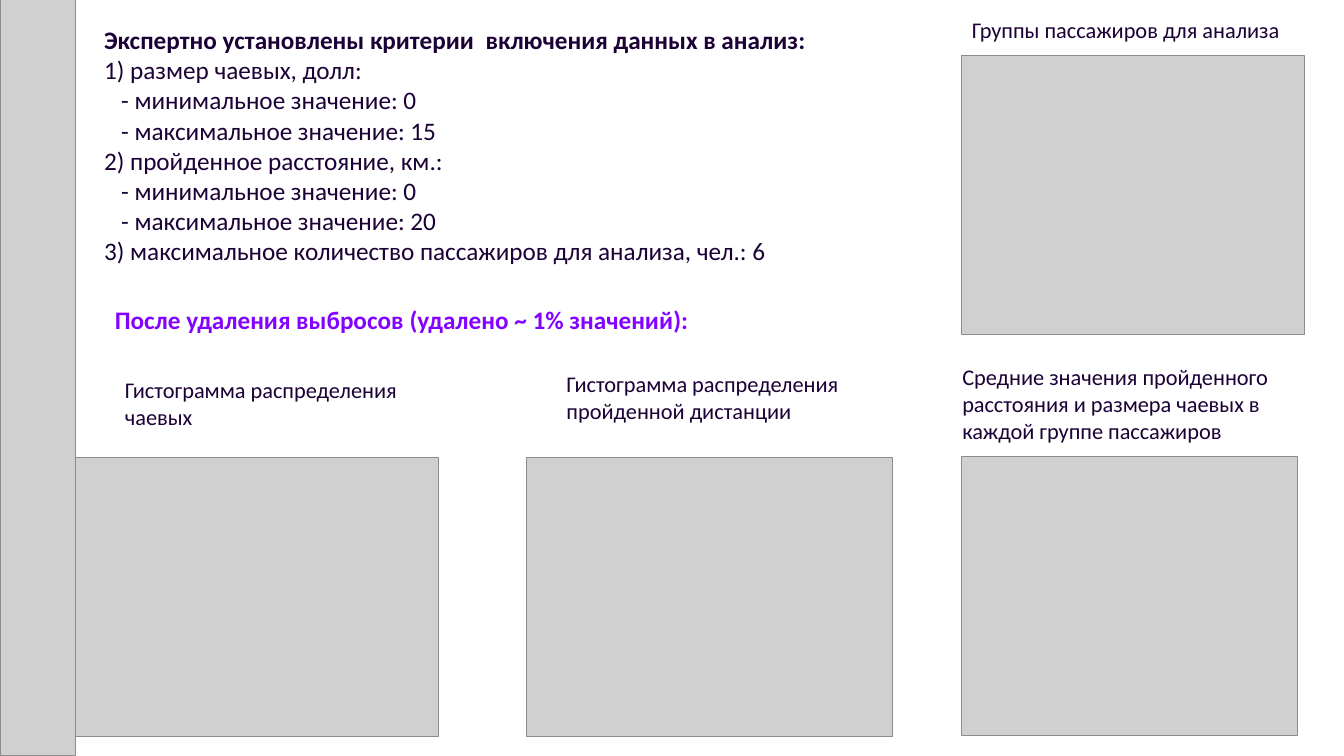
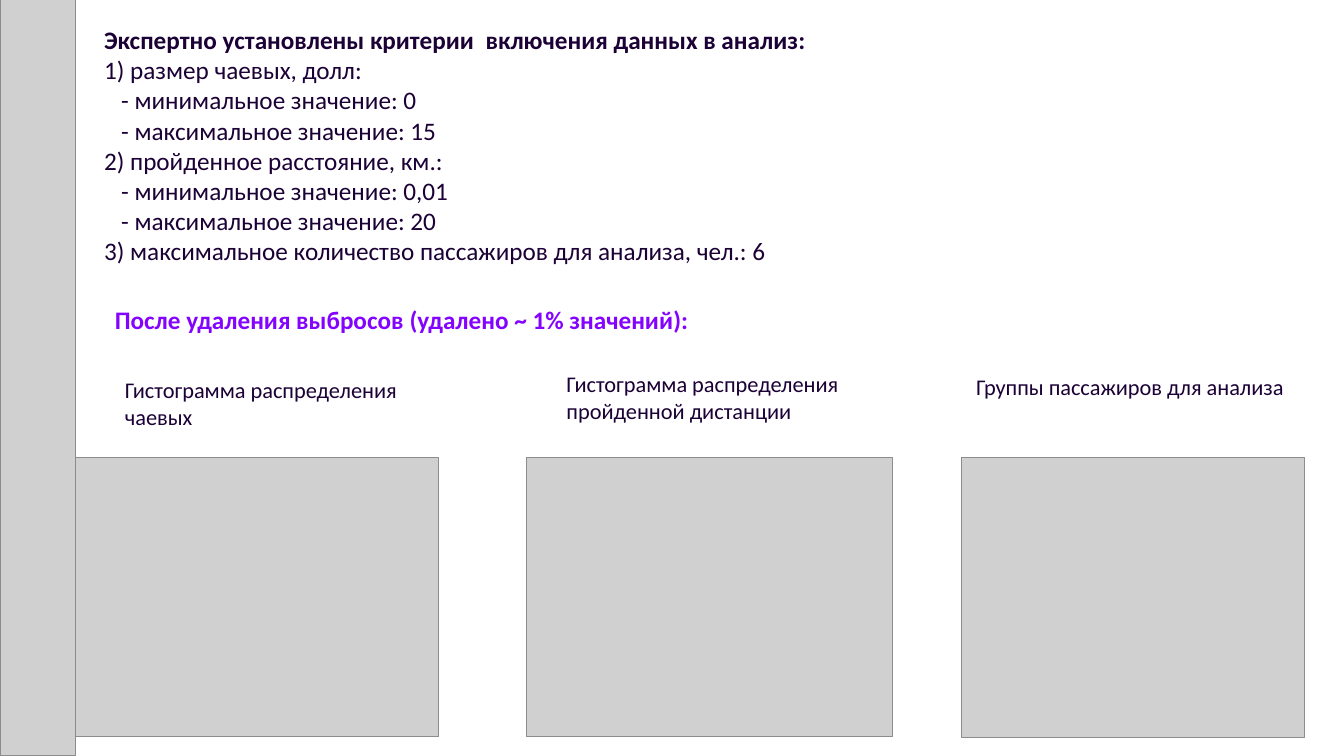
Before and after one commit to Shivanikova/Project_5, a slide deck: slide 6 of Проект_№5_Шиваникова.pptx. Drawn at 1344x756 pixels with LibreOffice and Linux fonts; fonts in the diff are those of the drawing; grey boxes stand for pictures; background and template pictures are left out. Boxes give left, top, right and bottom in pixels: in the first picture for what was removed or moved away, otherwise in the second. Text is boxed around its words. In the diff, an @@ line names an element or a change of style, - is before the commit and + after.

```diff
--- a/Проект_№5_Шиваникова.pptx
+++ b/Проект_№5_Шиваникова.pptx
@@ text at [135,183,448,203]: text changed @@
-- минимальное значение: 0
+- минимальное значение: 0,01
@@ text removed at [962,370,1268,443] @@
-Средние значения пройденного расстояния и размера чаевых в каждой группе пассажиров
@@ text "Группы пассажиров для анализа": place and size @@
-text "Группы пассажиров для анализа" at [972,23,1279,42]
+text "Группы пассажиров для анализа" at [976,380,1284,399]
@@ picture: place and size @@
-picture at [962,55,1305,335]
+picture at [962,458,1305,737]
@@ picture removed at [962,457,1298,736] @@
```
Also in this commit, not shown: 1 other slide changed, 1 slide added.
